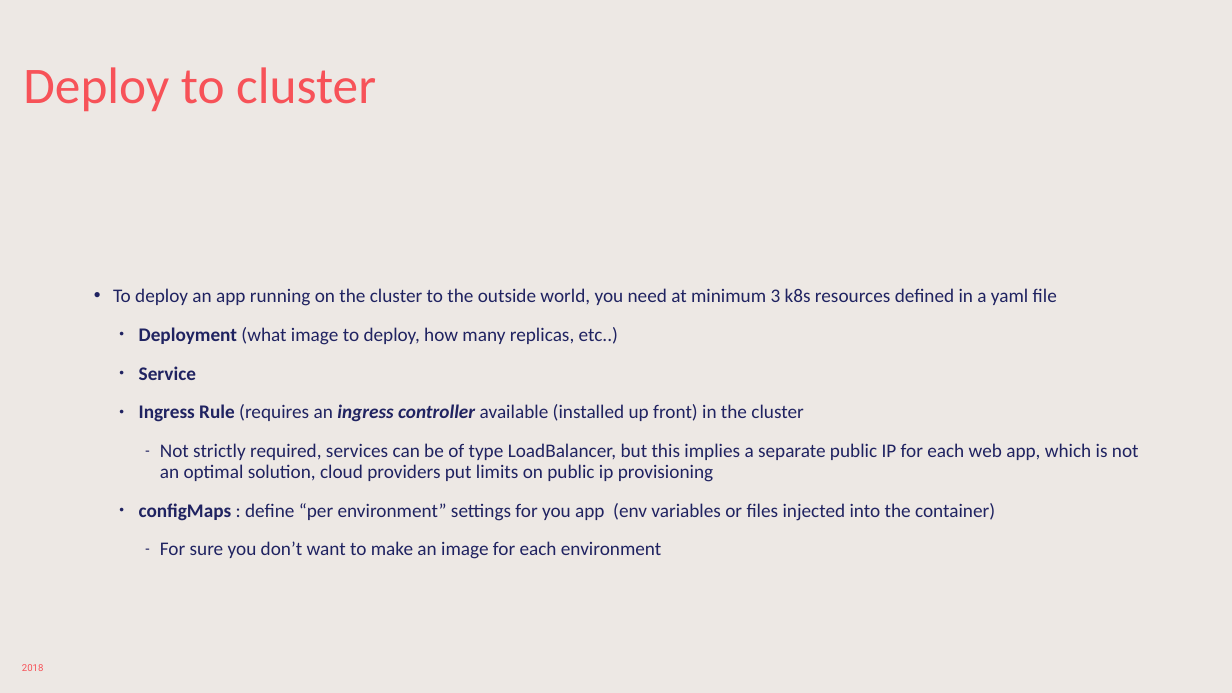
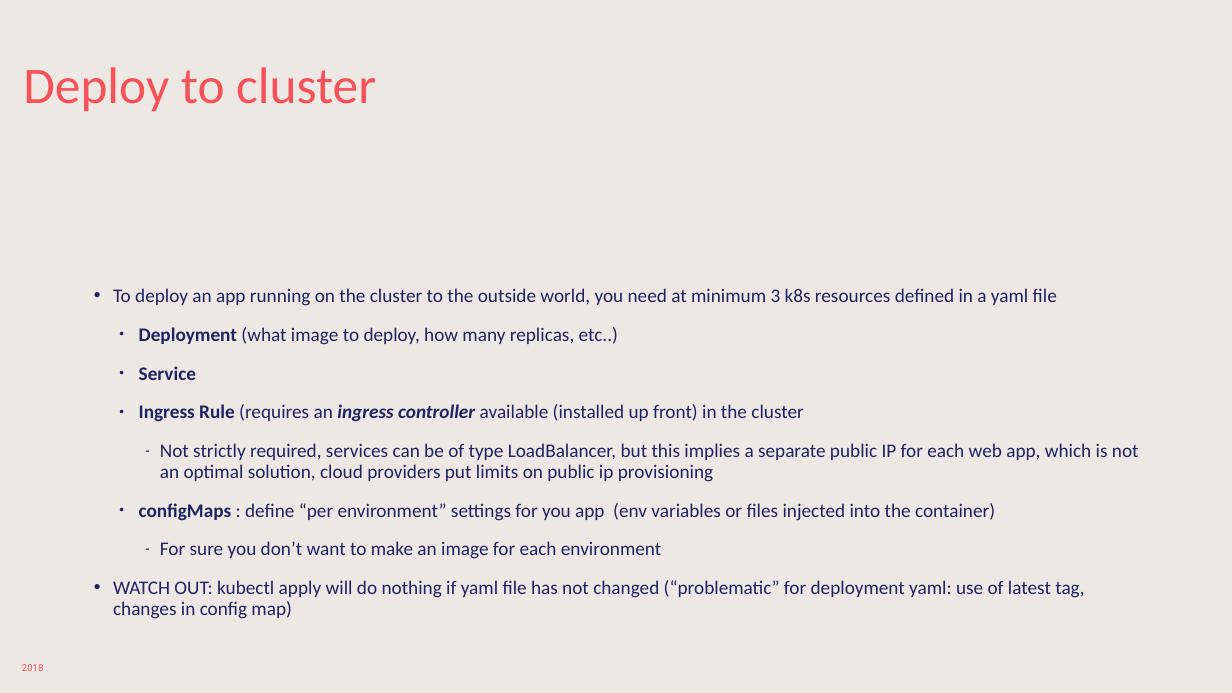
Before and after one commit to sabbadino/deltatre-community-meetups-session-3, a slide deck: slide 15 of K8s-basic.pptx (slide 14 before the commit). Drawn at 1232x693 pixels with LibreOffice and Linux fonts; fonts in the diff are those of the drawing; background and template pictures are left out. Boxes give left, top, right and bottom in pixels: in the first picture for what was removed or moved away, otherwise in the second. Text is boxed around its words. In the diff, an @@ line names an element or a change of style, - is before the commit and + after.

```diff
--- a/K8s-basic.pptx
+++ b/K8s-basic.pptx
@@ text at box(113, 580, 1084, 619): paragraph added @@
+• WATCH OUT: kubectl apply will do nothing if yaml file has not changed (“problematic” for deployment yaml: use of latest tag, changes in config map)
```
Also in this commit, not shown: 9 other slides changed, 34 other files.
